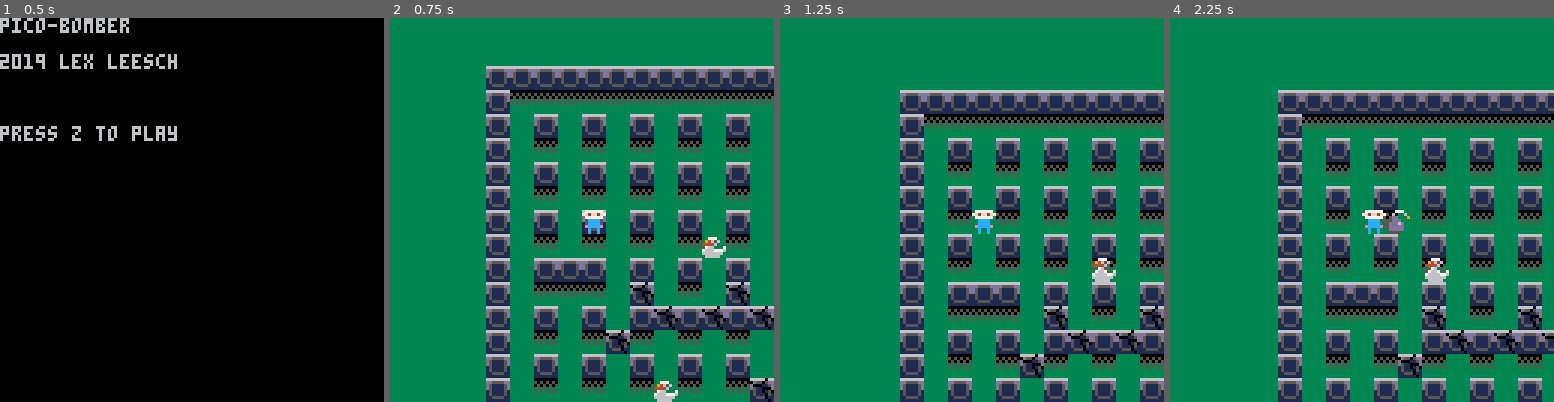
Above: before the commit, frames 1-4 (left to right).
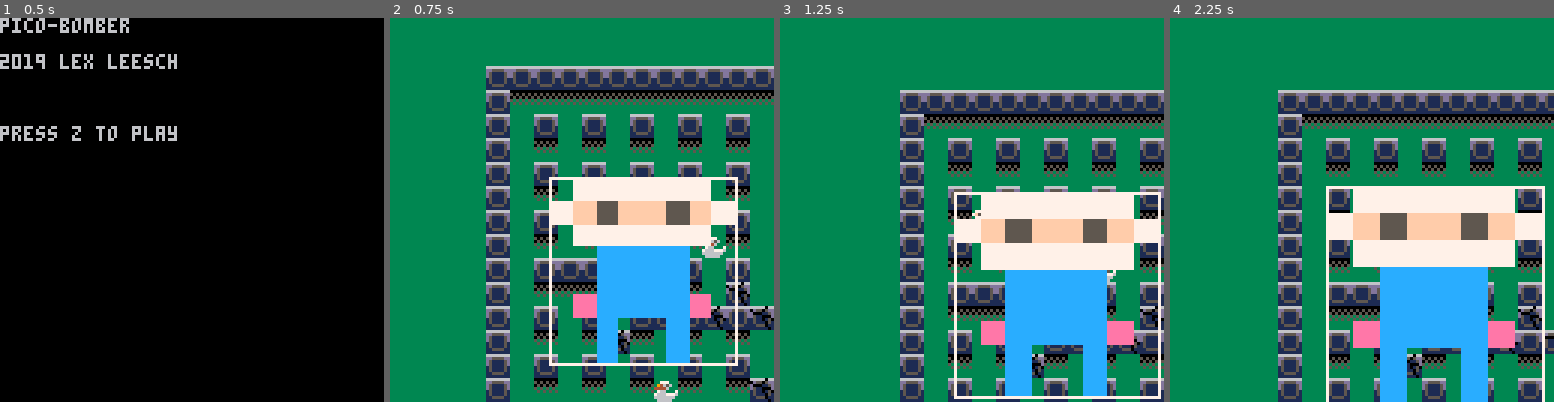
Above: after the commit, the same moments.

Repository: DigbyTheDog/PicoBomber
Game: PICO-8 cartridge game-1.p8
Two runs of this game, one before a commit and one after it. Both use one fixed random seed, a clock stepped at 60 frames per second and the inputs below.
Inputs:
- Up to frame 1 (0.5 s): no input
- Up to frame 2 (0.75 s): tap O (Z key) at 0.7 s
- Up to frame 3 (1.25 s): no input
- Up to frame 4 (2.25 s): hold Right 1.6-2.1 s; tap O (Z key) at 1.7, 2.1 s; hold Up from 2.15 s (still down)

Frame 1 is identical in both runs. In frame 2, 15% of the frame differs, in the area x 41-91%, y 41-91%; in frame 3, 18%; in frame 4, 19%, in the area x 40-98%, y 43-100%.

Commit message:
Update game-1.p8
mostly experiments with sspr (sprite scaling) which i'll use on bombs and on freak-out ducks

Diff:
--- a/game-1.p8
+++ b/game-1.p8
@@ -10,6 +10,7 @@
 local global_timer = 0
 local cam
 local game_state = "menu"
+local test_rect
 
 function _init()
 
@@ -36,6 +37,8 @@
 		x=player.x-64,
 		y=player.y-64
 	}
+
+	test_rect=create_sprite_rect(player.x-10,player.y-10,player.x+50,player.y+50,10,10)
 
 end
 
@@ -101,6 +104,9 @@
 		end
 	end
 
+	test_rect:draw()
+	sspr(0,24,8,8,test_rect.ulx,test_rect.uly,test_rect.lrx-test_rect.ulx,test_rect.lry-test_rect.uly)
+
 end
 
 function update_menu()
@@ -175,6 +181,47 @@
 function are_object_rects_colliding(first,second)
 
 	return are_rects_overlapping(first.x,first.y,first.x+first.width,first.y+first.height,second.x,second.y,second.x+second.width,second.y+second.height)
+
+end
+
+function create_sprite_rect(x0, y0, x1, y1, shrink_bound, grow_bound)
+
+	local rect = {
+		x0=x0,
+		y0=y0,
+		x1=x1,
+		y1=y1,
+		increase_num=0,
+		growing_or_shrinking="growing",
+		ulx=x0,
+		uly=y0,
+		lrx=x1,
+		lry=y1,
+		draw=function(self)
+
+			local num_to_add=1
+			if self.growing_or_shrinking=="shrinking" then
+				num_to_add=-1
+			end
+			self.increase_num=self.increase_num+num_to_add
+
+			if self.increase_num==grow_bound and self.growing_or_shrinking=="growing" then
+				self.growing_or_shrinking="shrinking"
+			elseif -(self.increase_num)==shrink_bound and self.growing_or_shrinking=="shrinking" then
+				self.growing_or_shrinking="growing"
+			end
+
+			self.ulx=self.x0-self.increase_num
+			self.uly=self.y0-self.increase_num
+			self.lrx=self.x1+self.increase_num
+			self.lry=self.y1+self.increase_num
+
+			rect(self.ulx,self.uly,self.lrx,self.lry,7)
+
+		end
+	}
+
+	return rect
 
 end
 
@@ -238,6 +285,7 @@
 
 end
 
+-- TODO: Is this stupid?
 function make_shaded_floor(x,y)
 
 	local tile = {
